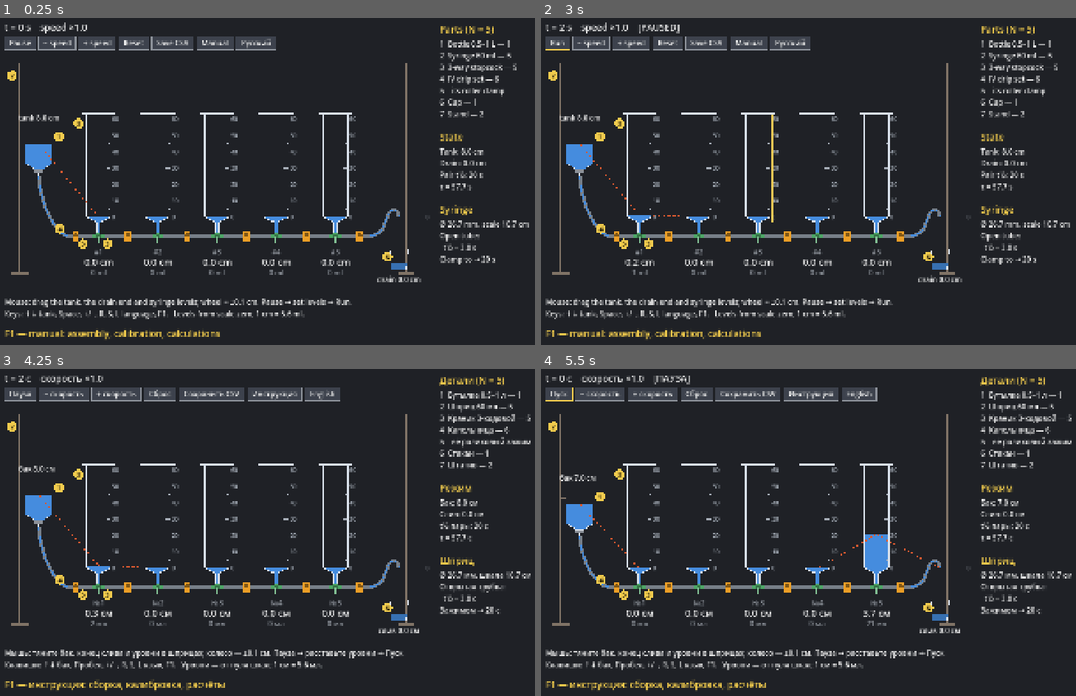
Above: before the commit, frames 1-4 (two rows, left to right).
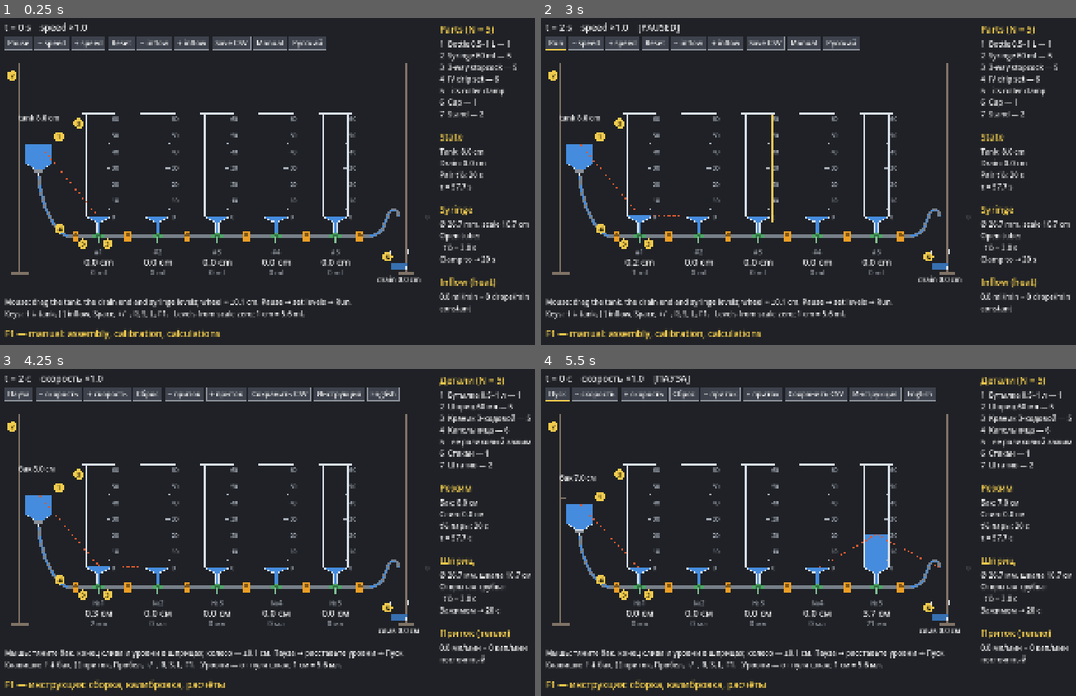
Above: after the commit, the same moments.

Repository: avv123avv/lukyanov_integrator
Game: Godot game, scene res://syringe_rig.tscn
The game is run twice, just before and just after one commit, with the same random seed, the same clock (stepped at 60 frames per second) and the same inputs.
Inputs (mouse positions are in pixels of both pictures, inside the frame that each line leads up to):
- Up to frame 1 (0.25 s): no input
- Up to frame 2 (3 s): tap Enter at 0.5, 2 s; move the mouse to (963, 165) at 0.52 s; hold Right 0.53-1.25 s; tap R at 0.6 s; click (963, 165) at 0.67 s; tap Space at 0.77, 1.25, 2.75 s; drag from (717, 201) to (803, 250) at 1.27 s; move the mouse to (894, 109) at 2.02 s; hold Right 2.03-2.75 s; tap O at 2.1 s; drag from (803, 250) to (658, 132) at 2.77 s
- Up to frame 3 (4.25 s): tap Enter at 3.5 s; move the mouse to (470, 584) at 3.52 s; hold Left from 3.53 s (still down); tap L at 3.6 s; tap Space at 3.77 s
- Up to frame 4 (5.5 s): release Left at 4.25 s; tap Space at 4.25 s; drag from (658, 483) to (744, 450) at 4.27 s; move the mouse to (862, 535) at 5.02 s; hold Down from 5.03 s (still down); tap R at 5.1 s; click (862, 535) at 5.17 s

The runs differ from the first frame. In frame 1, 1.9% of the frame differs, in the area x 1-99%, y 5-93%; in frame 2, 1.8%; in frame 3, 2.3%; in frame 4, 2.3%.

Commit message:
Приток воды в шприцы — тепло твердения бетона
- Модель: источник q(t) в каждом сосуде, dh/dt = (…)/τ + q, с экспоненциальным
  затуханием (inflow_cm_per_min, inflow_decay_min; отсчёт от сброса).
- Схема: приток в мл/мин и кап/мин на шприц (drops_per_ml), кнопки «± приток»,
  клавиши [ ], капельницы с падающими каплями над шприцами, раздел на панели.
- Инструкция (ru/en): задача 5 «Тепло твердения массивного бетона» с перебором
  толщин и порогом по перепаду 20 °C; таблицы управления и параметров.

Co-Authored-By: Claude Opus 5.5 <noreply@anthropic.com>

Diff:
--- a/i18n.gd
+++ b/i18n.gd
@@ -13,9 +13,19 @@
 	"Слив": "Drain",
 	"t = %.0f с   скорость x%s%s": "t = %.0f s   speed x%s%s",
 	"   [пауза]": "   [paused]",
-	"Бак: %.0f см   слив: %.0f см   τ = %.1f с": "Tank: %.0f cm   drain: %.0f cm   τ = %.1f s",
-	"↑↓ бак   Пробел пауза   +/− скорость   R сброс   S сохранить CSV   L язык":
-		"↑↓ tank   Space pause   +/− speed   R reset   S save CSV   L language",
+	"Бак: %.0f см   слив: %.0f см   τ = %.1f с   приток: %.2f см/мин":
+		"Tank: %.0f cm   drain: %.0f cm   τ = %.1f s   inflow: %.2f cm/min",
+	"↑↓ бак   Пробел пауза   +/− скорость   [ ] приток   R сброс   S CSV   L язык":
+		"↑↓ tank   Space pause   +/− speed   [ ] inflow   R reset   S CSV   L language",
+	# Приток (тепло твердения)
+	"− приток": "− inflow",
+	"+ приток": "+ inflow",
+	"приток %.1f мл/мин = %.0f кап/мин на шприц": "inflow %.1f ml/min = %.0f drops/min per syringe",
+	"8  Капельница-приток — %d": "8  Inflow drip set — %d",
+	"#Приток (тепло)": "#Inflow (heat)",
+	"%.1f мл/мин = %.0f кап/мин": "%.1f ml/min = %.0f drops/min",
+	"затухание T = %.0f мин": "decay T = %.0f min",
+	"постоянный": "constant",
 	# syringe_rig.gd — схема
 	"слив %.1f см": "drain %.1f cm",
 	"бак %.1f см": "tank %.1f cm",
@@ -42,8 +52,8 @@
 	# Подвал
 	"Мышь: тяните бак, конец слива и уровни в шприцах; колесо — ±0,1 см. Пауза → расставьте уровни → Пуск.":
 		"Mouse: drag the tank, the drain end and syringe levels; wheel = ±0.1 cm. Pause → set levels → Run.",
-	"Клавиши: ↑↓ бак, Пробел, +/−, R, S, L язык, F1.   Уровни — от нуля шкал; 1 см = %.1f мл.":
-		"Keys: ↑↓ tank, Space, +/−, R, S, L language, F1.   Levels from scale zero; 1 cm = %.1f ml.",
+	"Клавиши: ↑↓ бак, [ ] приток, Пробел, +/−, R, S, L, F1.   Уровни — от нуля шкал; 1 см = %.1f мл.":
+		"Keys: ↑↓ tank, [ ] inflow, Space, +/−, R, S, L, F1.   Levels from scale zero; 1 cm = %.1f ml.",
 	"F1 — инструкция: сборка, калибровка, расчёты": "F1 — manual: assembly, calibration, calculations",
 	# Панель справа
 	"#Детали (N = %d)": "#Parts (N = %d)",
--- a/lukyanov_integrator.gd
+++ b/lukyanov_integrator.gd
@@ -10,6 +10,7 @@
 ##   R       — сброс
 ##   S       — сохранить замеры в CSV
 ##   L       — язык интерфейса (ru / en)
+##   [ / ]   — приток в каждый сосуд меньше / больше (источник тепла)
 
 @export var vessel_count: int = 5
 @export var vessel_height_cm: float = 25.0
@@ -21,6 +22,14 @@
 @export var start_level_cm: float = 0.0
 @export var sim_speed: float = 1.0
 @export var record_interval_s: float = 5.0
+## Приток воды в каждый сосуд, см уровня в минуту — внутренний источник тепла
+## (например, тепло твердения бетона). 0 — притока нет.
+@export var inflow_cm_per_min: float = 0.0
+## Затухание притока: q(t) = q0 · exp(−t / T), t — от сброса (момент укладки бетона).
+## 0 — приток постоянный.
+@export var inflow_decay_min: float = 0.0
+
+const INFLOW_STEP_CM_PER_MIN := 0.1
 
 const PX_PER_CM := 14.0
 const VESSEL_W := 44.0
@@ -73,7 +82,7 @@
 	var steps := maxi(1, int(ceil(t / (tau * 0.2))))
 	var dt := t / steps
 	for s in steps:
-		_step(dt, tau)
+		_step(dt, tau, _inflow_cm_per_s(sim_time + s * dt))
 	sim_time += t
 	_record_timer += t
 	while _record_timer >= record_interval_s:
@@ -82,14 +91,23 @@
 	queue_redraw()
 
 
-## dh_i/dt = (h_{i-1} − 2·h_i + h_{i+1}) / τ — то же уравнение, что и для тепла.
-func _step(dt: float, tau: float) -> void:
+## Текущий приток в один сосуд, см/с.
+func _inflow_cm_per_s(t: float) -> float:
+	var q := inflow_cm_per_min / 60.0
+	if inflow_decay_min > 0.0:
+		q *= exp(-t / (inflow_decay_min * 60.0))
+	return q
+
+
+## dh_i/dt = (h_{i-1} − 2·h_i + h_{i+1}) / τ + q — то же уравнение, что и для тепла
+## с внутренним источником q.
+func _step(dt: float, tau: float, q: float = 0.0) -> void:
 	var n := levels.size()
 	var next := levels.duplicate()
 	for i in n:
 		var left: float = tank_level_cm if i == 0 else levels[i - 1]
 		var right: float = outlet_level_cm if i == n - 1 else levels[i + 1]
-		var h: float = levels[i] + dt / tau * (left - 2.0 * levels[i] + right)
+		var h: float = levels[i] + dt / tau * (left - 2.0 * levels[i] + right) + dt * q
 		next[i] = clampf(h, 0.0, vessel_height_cm)
 	levels = next
 
@@ -115,6 +133,10 @@
 			_save_csv()
 		KEY_L:
 			I18n.toggle()
+		KEY_BRACKETLEFT:
+			inflow_cm_per_min = maxf(snappedf(inflow_cm_per_min - INFLOW_STEP_CM_PER_MIN, 0.01), 0.0)
+		KEY_BRACKETRIGHT:
+			inflow_cm_per_min = snappedf(inflow_cm_per_min + INFLOW_STEP_CM_PER_MIN, 0.01)
 	queue_redraw()
 
 
@@ -208,8 +230,8 @@
 	# Информация
 	var info := PackedStringArray([
 		I18n.t("t = %.0f с   скорость x%s%s") % [sim_time, str(sim_speed), I18n.t("   [пауза]") if paused else ""],
-		I18n.t("Бак: %.0f см   слив: %.0f см   τ = %.1f с") % [tank_level_cm, outlet_level_cm, _tau()],
-		I18n.t("↑↓ бак   Пробел пауза   +/− скорость   R сброс   S сохранить CSV   L язык"),
+		I18n.t("Бак: %.0f см   слив: %.0f см   τ = %.1f с   приток: %.2f см/мин") % [tank_level_cm, outlet_level_cm, _tau(), _inflow_cm_per_s(sim_time) * 60.0],
+		I18n.t("↑↓ бак   Пробел пауза   +/− скорость   [ ] приток   R сброс   S CSV   L язык"),
 	])
 	for i in info.size():
 		draw_string(font, Vector2(16, 28 + i * 22), info[i], HORIZONTAL_ALIGNMENT_LEFT, -1, fs, COLOR_TEXT)
--- a/syringe_rig.gd
+++ b/syringe_rig.gd
@@ -13,6 +13,8 @@
 @export var tube_inner_d_mm: float = 3.0
 ## Длина трубки между соседними шприцами.
 @export var tube_length_cm: float = 30.0
+## Капель в 1 мл у капельницы притока (стандартная система — 20).
+@export var drops_per_ml: float = 20.0
 
 # Экран 1920×1080. U — масштаб размеров деталей относительно макета 1280×800.
 const U := 1.35
@@ -50,6 +52,9 @@
 const COLOR_BTN_HOVER := Color(0.34, 0.37, 0.43)
 const COLOR_HOVER := Color(1.0, 0.85, 0.35, 0.9)
 const WHEEL_STEP_CM := 0.1
+const INFLOW_STEP_ML := 0.5
+# Линия притока над шприцами: капельница над каждым шприцем.
+const FEED_Y := 232.0
 const CSV_PATH := "user://lukyanov_levels.csv"
 
 var _help_open := false
@@ -162,6 +167,8 @@
 		draw_string(font, Vector2(lx, LINE_Y + 96), I18n.t("%.1f см") % levels[i], HORIZONTAL_ALIGNMENT_CENTER, slot, FS_BIG, COLOR_TEXT)
 		draw_string(font, Vector2(lx, LINE_Y + 128), I18n.t("%.0f мл") % (levels[i] * area), HORIZONTAL_ALIGNMENT_CENTER, slot, FS, COLOR_DIM)
 
+	_draw_inflow(cock_xs, sw, font)
+
 	# Профиль «температуры»
 	var pts: Array[Vector2] = [Vector2(tank_cx, _sy(tank_level_cm))]
 	for i in n:
@@ -208,6 +215,8 @@
 				return
 		elif key != null and key.pressed and key.keycode == KEY_S and not key.echo:
 			_save_csv_with_toast()
+		elif key != null and key.pressed and key.keycode in [KEY_BRACKETLEFT, KEY_BRACKETRIGHT]:
+			_change_inflow(-1 if key.keycode == KEY_BRACKETLEFT else 1)
 		else:
 			super._unhandled_input(event)
 			return
@@ -404,6 +413,8 @@
 		["slower", I18n.t("− скорость")],
 		["faster", I18n.t("+ скорость")],
 		["reset", I18n.t("Сброс")],
+		["in_less", I18n.t("− приток")],
+		["in_more", I18n.t("+ приток")],
 		["csv", I18n.t("Сохранить CSV")],
 		["help", I18n.t("Инструкция")],
 		# Кнопка показывает язык, на который переключит.
@@ -412,9 +423,9 @@
 	var out: Array[Dictionary] = []
 	var x := 24.0
 	for d in defs:
-		var w := font.get_string_size(d[1], HORIZONTAL_ALIGNMENT_LEFT, -1, FS).x + 32.0
+		var w := font.get_string_size(d[1], HORIZONTAL_ALIGNMENT_LEFT, -1, FS).x + 22.0
 		out.append({"id": d[0], "text": d[1], "rect": Rect2(x, 62.0, w, 44.0)})
-		x += w + 10.0
+		x += w + 8.0
 	return out
 
 
@@ -438,12 +449,53 @@
 			sim_speed = minf(sim_speed * 2.0, 256.0)
 		"reset":
 			_reset()
+		"in_less":
+			_change_inflow(-1)
+		"in_more":
+			_change_inflow(1)
 		"csv":
 			_save_csv_with_toast()
 		"help":
 			_set_help(true)
 		"lang":
 			I18n.toggle()
+
+
+# --- Приток (тепло твердения) ------------------------------------------
+# Настройка — в мл/мин на шприц; в модели — см/мин (делим на площадь сечения).
+
+func _inflow_ml_per_min_now() -> float:
+	return _inflow_cm_per_s(sim_time) * 60.0 * _area_cm2()
+
+
+func _change_inflow(dir: int) -> void:
+	var ml := maxf(snappedf(inflow_cm_per_min * _area_cm2() + dir * INFLOW_STEP_ML, INFLOW_STEP_ML), 0.0)
+	inflow_cm_per_min = ml / _area_cm2()
+
+
+## Капельница над каждым шприцем; капли падают с частотой реальной капельницы.
+func _draw_inflow(cock_xs: Array[float], sw: float, font: Font) -> void:
+	var ml := _inflow_ml_per_min_now()
+	if ml <= 0.0:
+		return
+	var dpm := ml * drops_per_ml
+	var x0 := cock_xs[0] - sw * 0.5 - 30.0
+	var x1 := cock_xs[cock_xs.size() - 1] + sw * 0.5 + 30.0
+	draw_line(Vector2(x0, FEED_Y), Vector2(x1, FEED_Y), COLOR_TUBE, 8.0 * U)
+	draw_line(Vector2(x0, FEED_Y), Vector2(x1, FEED_Y), COLOR_WATER, 3.0 * U)
+	draw_string(font, Vector2(x0, FEED_Y - 18), I18n.t("приток %.1f мл/мин = %.0f кап/мин на шприц") % [ml, dpm],
+			HORIZONTAL_ALIGNMENT_LEFT, -1, FS_SMALL, COLOR_TEXT)
+	var tip := FEED_Y + 34.0
+	# Период капель; чаще ~7 капель/с глаз не различает, дальше не ускоряем.
+	var period := maxf(60.0 / dpm, 0.15)
+	var phase := fmod(Time.get_ticks_msec() / 1000.0, period) / period
+	for i in cock_xs.size():
+		var cx := cock_xs[i]
+		draw_line(Vector2(cx, FEED_Y), Vector2(cx, tip), COLOR_PLASTIC, 3.0)
+		draw_rect(Rect2(cx - 5 * U, FEED_Y + 6, 10 * U, 16 * U), COLOR_CLAMP)
+		var bottom := _sy(levels[i])
+		var y := tip + 4.0 + (bottom - tip - 4.0) * (phase if not paused else 0.0)
+		draw_circle(Vector2(cx, y), 4.0 * U, COLOR_WATER)
 
 
 func _save_csv_with_toast() -> void:
@@ -584,7 +636,7 @@
 func _draw_footer(font: Font) -> void:
 	var lines := PackedStringArray([
 		I18n.t("Мышь: тяните бак, конец слива и уровни в шприцах; колесо — ±0,1 см. Пауза → расставьте уровни → Пуск."),
-		I18n.t("Клавиши: ↑↓ бак, Пробел, +/−, R, S, L язык, F1.   Уровни — от нуля шкал; 1 см = %.1f мл.") % _area_cm2(),
+		I18n.t("Клавиши: ↑↓ бак, [ ] приток, Пробел, +/−, R, S, L, F1.   Уровни — от нуля шкал; 1 см = %.1f мл.") % _area_cm2(),
 	])
 	_draw_lines(font, 24, 935, lines, 38)
 	draw_string(font, Vector2(24, 1040), I18n.t("F1 — инструкция: сборка, калибровка, расчёты"), HORIZONTAL_ALIGNMENT_LEFT, -1, FS_BIG, COLOR_HEAD)
@@ -614,5 +666,11 @@
 		I18n.t("Открытая трубка:"),
 		I18n.t("  t½ ≈ %.1f с") % _open_line_half_time_s(),
 		I18n.t("Зажимом → %.0f с") % pair_half_time_s,
+		"",
+		I18n.t("#Приток (тепло)"),
+		I18n.t("%.1f мл/мин = %.0f кап/мин") % [_inflow_ml_per_min_now(), _inflow_ml_per_min_now() * drops_per_ml],
+		I18n.t("затухание T = %.0f мин") % inflow_decay_min if inflow_decay_min > 0.0 else I18n.t("постоянный"),
 	])
+	if inflow_cm_per_min > 0.0:
+		lines.insert(8, I18n.t("8  Капельница-приток — %d") % n)
 	_draw_lines(font, PANEL_X, 50, lines, 38)
Binary file changed: docs/pages/en/page_15.png
Binary file changed: docs/pages/en/page_16.png
Binary file changed: docs/pages/en/page_17.png
Binary file changed: docs/pages/en/page_31.png
Binary file changed: docs/pages/en/page_32.png
Binary file added: docs/pages/en/page_33.png
Binary file added: docs/pages/en/page_34.png
Binary file added: docs/pages/en/page_35.png
Binary file changed: docs/pages/ru/page_16.png
Binary file changed: docs/pages/ru/page_17.png
Binary file changed: docs/pages/ru/page_18.png
Binary file changed: docs/pages/ru/page_32.png
(and 10 more such lines)
